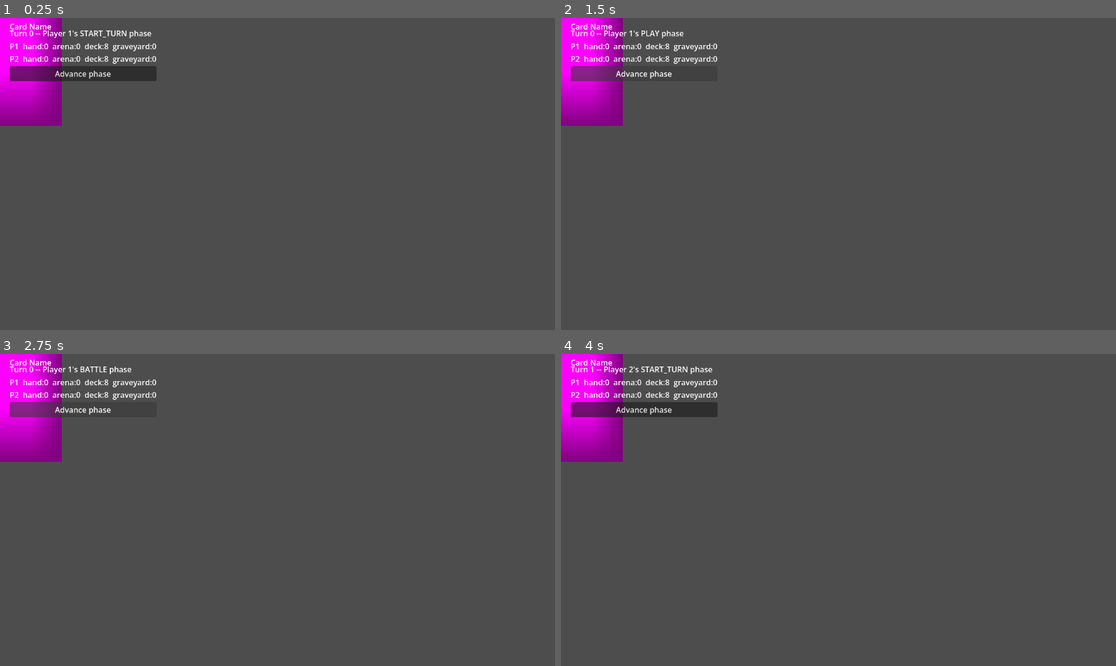
Above: before the commit, frames 1-4 (two rows, left to right).
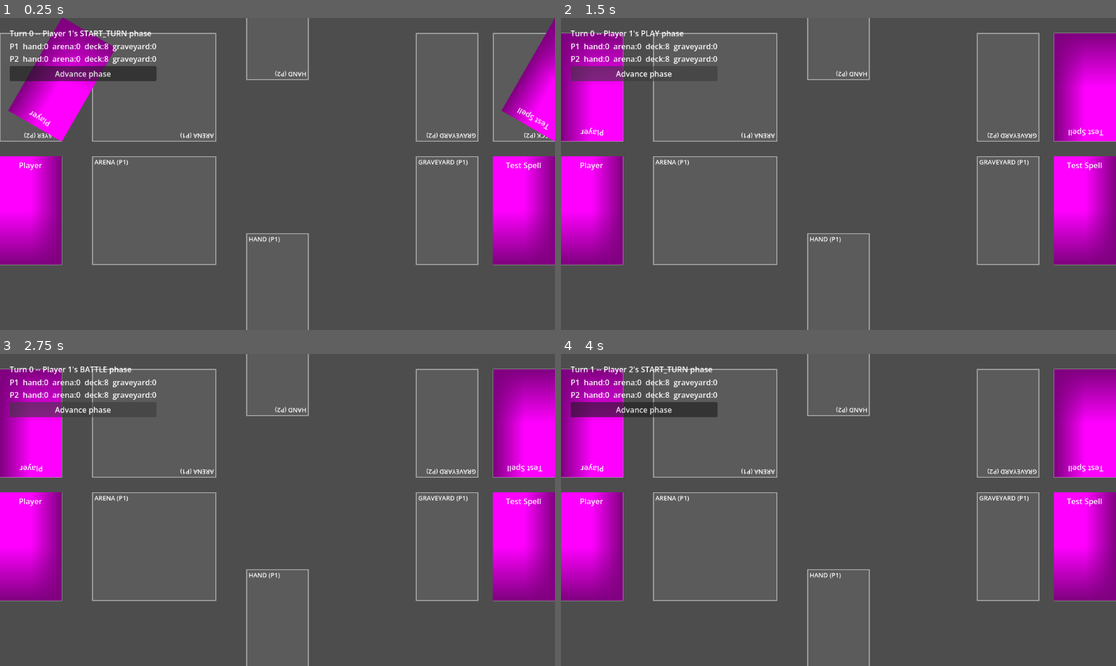
Above: after the commit, the same moments.

Repository: KT0mi/KT0mi_Card_Game_Godot
Game: Godot game, scene res://Scenes/TestScene.tscn
The game is run twice, just before and just after one commit, with the same random seed, the same clock (stepped at 60 frames per second) and the same inputs.
Inputs (mouse positions are in pixels of both pictures, inside the frame that each line leads up to):
- Up to frame 1 (0.25 s): no input
- Up to frame 2 (1.5 s): click "Advance phase" at 0.5 s; click "Advance phase" at 1.25 s
- Up to frame 3 (2.75 s): click "Advance phase" at 2 s
- Up to frame 4 (4 s): tap Enter at 2.75 s; drag from (594, 407) to (1082, 547) at 2.77 s; tap Space at 3.5 s; drag from (594, 407) to (1082, 547) at 3.52 s

The runs differ from the first frame. In frame 1, 17% of the frame differs, in the area x 0-100%, y 0-100%; in frame 2, 17%; in frame 3, 17%; in frame 4, 17%.
Error before the commit: Invalid call. Nonexistent function 'all_cards' in base 'Nil'. (res://Scripts/TriggerSystem.gd:18)

Commit message:
Fixed missing emit from zone changing signal, added outline to check card holder position in test environment

Diff:
--- /dev/null
+++ b/Scenes/ArenaHolder.tscn
@@ -0,0 +1,14 @@
+[gd_scene format=3 uid="uid://dlbv0s30abxbh"]
+
+[ext_resource type="Script" uid="uid://dolrgdmx33i72" path="res://Scripts/SceneScripts/card_holder.gd" id="1_eieim"]
+
+[sub_resource type="RectangleShape2D" id="RectangleShape2D_6f5jx"]
+size = Vector2(256, 224)
+
+[node name="CardHolder" type="Area2D" unique_id=2121250337]
+script = ExtResource("1_eieim")
+capacity = 3
+
+[node name="CollisionShape2D" type="CollisionShape2D" parent="." unique_id=530572234]
+position = Vector2(128, 112)
+shape = SubResource("RectangleShape2D_6f5jx")
--- a/Scenes/TestScene.tscn
+++ b/Scenes/TestScene.tscn
@@ -2,6 +2,7 @@
 
 [ext_resource type="Script" uid="uid://dm7cn05jd22ab" path="res://Scripts/SceneScripts/MatchController.gd" id="1_5lt6y"]
 [ext_resource type="PackedScene" uid="uid://iixj5wm8e782" path="res://Scenes/CardHolder.tscn" id="2_8k7wh"]
+[ext_resource type="PackedScene" uid="uid://dlbv0s30abxbh" path="res://Scenes/ArenaHolder.tscn" id="3_8k7wh"]
 
 [node name="TestScene" type="Node2D" unique_id=1688716480]
 script = ExtResource("1_5lt6y")
@@ -20,9 +21,12 @@
 capacity = -1
 zone_type = 0
 
-[node name="P1Arena" parent="." unique_id=56548692 instance=ExtResource("2_8k7wh")]
-position = Vector2(320, 288)
-capacity = 3
+[node name="P1Arena" parent="." unique_id=262156364 instance=ExtResource("3_8k7wh")]
+position = Vector2(192, 288)
+
+[node name="P1Arena2" parent="." unique_id=1267337120 instance=ExtResource("3_8k7wh")]
+position = Vector2(448, 256)
+rotation = 3.1415927
 
 [node name="P1Graveyard" parent="." unique_id=1817713873 instance=ExtResource("2_8k7wh")]
 position = Vector2(864, 288)
@@ -49,12 +53,6 @@
 owner_is_player_one = false
 zone_type = 0
 
-[node name="P2Arena" parent="." unique_id=1954146559 instance=ExtResource("2_8k7wh")]
-position = Vector2(448, 256)
-rotation = 3.1415927
-capacity = 3
-owner_is_player_one = false
-
 [node name="P2Graveyard" parent="." unique_id=796521439 instance=ExtResource("2_8k7wh")]
 position = Vector2(992, 256)
 rotation = 3.1415927
--- a/Scripts/GameState.gd
+++ b/Scripts/GameState.gd
@@ -22,6 +22,8 @@
 #Active-player-first resolution order for simultaneous triggers.
 func turn_order() -> Array[Player]:
 	var active := TurnController.current_player
+	if active == null:
+		return [player_one, player_two]
 	return [active, opponent_of(active)]
 
 func all_cards_in_play() -> Array[CardInstance]:
--- a/Scripts/SceneScripts/MatchController.gd
+++ b/Scripts/SceneScripts/MatchController.gd
@@ -40,7 +40,7 @@
 		# RulesEngine.setup_match() long-term, alongside the special-card
 		# rule it already has -- kept here for now so the test harness
 		# stays self-contained and doesn't presume that decision for you.
-		var face := CardFactory.create_instance(&"player_face", player)
+		var face := CardFactory.create_instance(&"test_player_card", player)
 		_spawn_card_node(face)
 		await ZoneManager.move_to(face, Zone.Type.PLAYER, ZoneChangeEvent.Reason.MANUAL)
 
--- a/Scripts/SceneScripts/card_holder.gd
+++ b/Scripts/SceneScripts/card_holder.gd
@@ -9,6 +9,8 @@
 @export var owner_is_player_one: bool = true
 @export var zone_type: Zone.Type = Zone.Type.ARENA
 
+@export var show_debug_outline: bool = true
+
 var held_cards: Array[Card] = []
 
 # Called when the node enters the scene tree for the first time.
@@ -16,6 +18,29 @@
 	add_to_group("card_holders")
 	input_pickable = false
 	CardViewManager.register_holder(self)
+	queue_redraw()
+
+func _draw() -> void:
+	if not show_debug_outline:
+		return
+
+	var shape_node := get_node_or_null("CollisionShape2D") as CollisionShape2D
+	if shape_node == null or not (shape_node.shape is RectangleShape2D):
+		return
+
+	var size: Vector2 = shape_node.shape.size
+	var rect := Rect2(shape_node.position - size / 2, size)
+
+	draw_rect(rect, Color(1, 1, 1, 0.08))
+	draw_rect(rect, Color(1, 1, 1, 0.5), false, 2.0)
+
+	var label := "%s (P%d)" % [
+		Zone.Type.keys()[zone_type],
+		1 if owner_is_player_one else 2,
+	]
+	draw_string(ThemeDB.fallback_font, rect.position + Vector2(4, 16), label,
+		HORIZONTAL_ALIGNMENT_LEFT, -1, 13)
+
 
 func can_accept(_card: Card) -> bool:
 	return capacity < 0 or held_cards.size() < capacity
--- a/Scripts/ZoneManager.gd
+++ b/Scripts/ZoneManager.gd
@@ -21,5 +21,6 @@
 	if to_zone == Zone.Type.ARENA and card.is_creature():
 		card.current_endurance = card.definition.endurance
 
+	card_zone_changed.emit(card, from_zone, to_zone)
 	await TriggerSystem.emit(Events.ZONE_CHANGE,
 		ZoneChangeEvent.new(card, from_zone, to_zone, reason))
